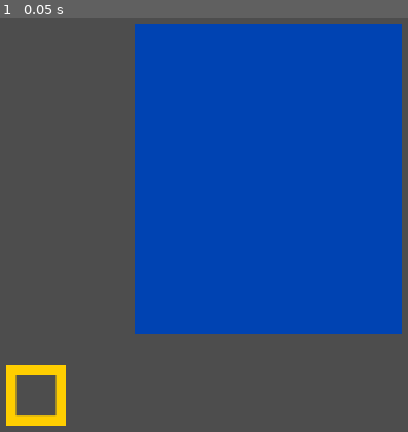
Above: before the commit, frame 1.
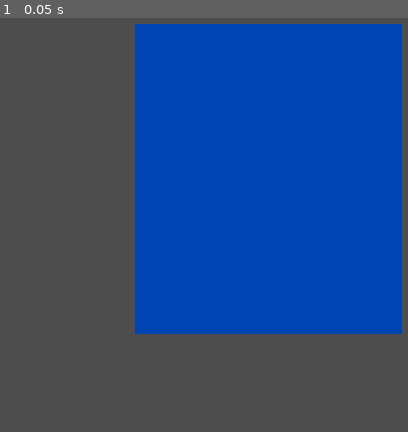
Above: after the commit, the same moment.

Repository: Animo105/game-jam-sherbrooke-2026
Game: Godot game, scene res://world.tscn
The game is run twice, just before and just after one commit, with the same random seed, the same clock (stepped at 60 frames per second) and the same inputs.
Inputs:
- Up to frame 1 (0.05 s): no input

The runs differ from the first frame. In frame 1, 1.3% of the frame differs, in the area x 1-17%, y 83-99%.

Commit message:
push des controles (+ le fish tant qu'a faire)

Diff:
--- /dev/null
+++ b/Fish/Resources/fish.tres
@@ -0,0 +1,12 @@
+[gd_resource type="Resource" script_class="FishResource" format=3 uid="uid://pnu58eom84qc"]
+
+[ext_resource type="Script" uid="uid://bb6mc2xy1t4uq" path="res://Fish/fish.gd" id="1_gajjq"]
+[ext_resource type="Texture2D" uid="uid://dixrk3ge4wxjn" path="res://Assets/full_cube_fish.png" id="2_rpmga"]
+
+[resource]
+script = ExtResource("1_gajjq")
+texture = ExtResource("2_rpmga")
+catch_difficulty = 5.0
+speed = 0.1
+direction_change_frequency = 0.05
+metadata/_custom_type_script = "uid://bb6mc2xy1t4uq"
--- a/Fish/fish.gd
+++ b/Fish/fish.gd
@@ -10,17 +10,20 @@
 	WORM,
 	CORN,
 }
-
-## Temps de catch
+## Sprite du fish
+@export var texture : Texture2D
+## Temps de catch (seconde)
 @export var catch_difficulty : float
-## Vitesse de fuite du poisson
-@export var speed : int
-##
-@export var speed_boost : int
-@export var speed_boost_frequency : float
+## Vitesse de fuite du poisson (% seconde (1=100%))
+@export var speed : float
+### Fréquence de changement de direction (chance every 5 frames)
 @export var direction_change_frequency : float
-
+### base sell_value
 @export var base_value : float
 
+##don't ask me
 @export var bait_type : Bait
+##don't ask me
 @export var depth : Depth
+##IDK
+@export var habitat : int
--- /dev/null
+++ b/Globals/Autoloads/fish_manager.gd
@@ -0,0 +1,14 @@
+extends Node
+
+const FISH_FOLDER_PATH = "res://Fish/Resources/"
+
+var fish_list : Dictionary[String,FishResource]
+
+# Called when the node enters the scene tree for the first time.
+func _ready() -> void:
+	for file in DirAccess.get_files_at(FISH_FOLDER_PATH):
+		if ResourceLoader.exists(FISH_FOLDER_PATH + file):
+			var fish_name : String = file.trim_suffix(".tres")
+			var res = ResourceLoader.load(FISH_FOLDER_PATH + file)
+			if res is FishResource:
+				fish_list[fish_name] = res
--- a/Globals/Autoloads/globals.gd
+++ b/Globals/Autoloads/globals.gd
@@ -1,5 +1,9 @@
 extends Node
 
+const DAY_DURATION : float = 300
+const PULL_FORCE_PERCENT : float = 0.05
+
 var money : float
+var inventory : Dictionary
 
-var inventory : Dictionary
+var rod : Rod = Rod.new()
--- /dev/null
+++ b/Globals/rod.gd
@@ -0,0 +1,9 @@
+extends RefCounted
+class_name Rod
+
+var pull_strenght : float = 0
+var snap_speed : float = 0
+var snap_recovery_speed : float = 0
+var bar_size_bonus : int
+var catch_speed : float = 0
+var rarity : int = 0
--- /dev/null
+++ b/Main Fish Phase/fishing_bar.gd
@@ -0,0 +1,16 @@
+extends PanelContainer
+class_name FishingBar
+
+var leftmost_x_position : float = 0
+var rightmost_x_position : float = 0
+var absolute_center_position : Vector2 = Vector2.ZERO
+var pull_amount_px : float
+
+func get_amount_px_for_speed(speed : float)->float:
+	return size.x * speed
+
+func _on_resized() -> void:
+	leftmost_x_position = global_position.x + 50
+	rightmost_x_position = global_position.x + size.x - 50
+	absolute_center_position = Vector2(global_position.x+(size.x/2), global_position.y+(size.y/2))
+	pull_amount_px = size.x * Globals.PULL_FORCE_PERCENT
--- /dev/null
+++ b/Main Fish Phase/fishing_bar.tscn
@@ -0,0 +1,18 @@
+[gd_scene format=3 uid="uid://bphtp80rd1oto"]
+
+[ext_resource type="Texture2D" uid="uid://bivsqbohpm6h5" path="res://Assets/fishing_bar.png" id="1_bq1mb"]
+[ext_resource type="Script" uid="uid://dcgwtwxfmt3mx" path="res://Main Fish Phase/fishing_bar.gd" id="1_f0njc"]
+
+[node name="Bar" type="PanelContainer" unique_id=736783115]
+custom_minimum_size = Vector2(0, 75)
+size_flags_horizontal = 3
+size_flags_vertical = 8
+script = ExtResource("1_f0njc")
+
+[node name="NinePatchRect" type="NinePatchRect" parent="." unique_id=690916385]
+layout_mode = 2
+texture = ExtResource("1_bq1mb")
+patch_margin_left = 32
+patch_margin_top = 32
+patch_margin_right = 32
+patch_margin_bottom = 32
--- /dev/null
+++ b/Main Fish Phase/main_fish_phase.gd
@@ -0,0 +1,52 @@
+extends Control
+
+const REEL_FRAMES_COOLDOWN : int = 3
+const FISH_CHANGE_DIRECTION_ATTEMPT_COOLDOWN : int = 5
+
+@onready var fishing_bar: FishingBar = $MarginContainer/FishingBar/FishingBar
+@onready var timer: Timer = $Timer
+@onready var fish_sprite: Sprite2D = $FishSprite
+
+var reel_cooldown : int = 0
+var current_fish : FishResource = null
+var catch_timer : float = 0
+var fish_speed : float = 0
+var fish_direction : float = 0
+var frame_countdown = FISH_CHANGE_DIRECTION_ATTEMPT_COOLDOWN
+
+func _ready() -> void:
+	await fishing_bar.resized # thrust ca marche pas sans ca
+	new_fish(FishManager.fish_list["fish"])
+
+func new_fish(fish : FishResource):
+	current_fish = fish
+	fish_sprite.texture = fish.texture
+	catch_timer = fish.catch_difficulty - Globals.rod.catch_speed
+	fish_speed = fish.speed - Globals.rod.pull_strenght
+	fish_direction = 1 if randf() < 0.5 else -1
+	fish_sprite.flip_h = fish_direction < 0
+	fish_sprite.global_position = Vector2(randf_range(fishing_bar.leftmost_x_position, fishing_bar.rightmost_x_position), fishing_bar.absolute_center_position.y)
+
+func _physics_process(delta: float) -> void:
+	fish_physic_frame(delta)
+
+
+func reeling_process():
+	if Input.is_action_just_pressed("left"):
+		pass
+	if Input.is_action_just_pressed("right"):
+		pass
+
+func fish_physic_frame(delta : float) -> void:
+	if not current_fish: return # pas de fish a reel
+	var new_x = fish_sprite.global_position.x + (fishing_bar.get_amount_px_for_speed(fish_speed) * fish_direction * delta)
+	fish_sprite.global_position.x = clamp(new_x, fishing_bar.leftmost_x_position, fishing_bar.rightmost_x_position)
+	frame_countdown -= 1
+	if frame_countdown <= 0:
+		if randf() < current_fish.direction_change_frequency:
+			fish_direction *= -1
+			fish_sprite.flip_h = fish_direction < 0
+		frame_countdown = FISH_CHANGE_DIRECTION_ATTEMPT_COOLDOWN
+
+func update_day_timer():
+	var progress : float = 1 - (timer.time_left/Globals.DAY_DURATION)
--- /dev/null
+++ b/Main Fish Phase/main_fish_phase.tscn
@@ -0,0 +1,56 @@
+[gd_scene format=3 uid="uid://c67651jp4gnm7"]
+
+[ext_resource type="Script" uid="uid://b137yplwpytd4" path="res://Main Fish Phase/main_fish_phase.gd" id="1_sb3fd"]
+[ext_resource type="PackedScene" uid="uid://bphtp80rd1oto" path="res://Main Fish Phase/fishing_bar.tscn" id="1_vq508"]
+[ext_resource type="Texture2D" uid="uid://dm2pfrukogmi1" path="res://Assets/icon.svg" id="2_6y7v2"]
+
+[node name="MainFishPhase" type="Control" unique_id=1897626187]
+layout_mode = 3
+anchors_preset = 15
+anchor_right = 1.0
+anchor_bottom = 1.0
+grow_horizontal = 2
+grow_vertical = 2
+script = ExtResource("1_sb3fd")
+
+[node name="MarginContainer" type="MarginContainer" parent="." unique_id=1546046090]
+layout_mode = 1
+anchors_preset = 15
+anchor_right = 1.0
+anchor_bottom = 1.0
+offset_left = -1.0
+offset_right = -1.0
+grow_horizontal = 2
+grow_vertical = 2
+theme_override_constants/margin_left = 25
+theme_override_constants/margin_top = 25
+theme_override_constants/margin_right = 25
+theme_override_constants/margin_bottom = 25
+
+[node name="FishingBar" type="HBoxContainer" parent="MarginContainer" unique_id=117461320]
+layout_mode = 2
+size_flags_vertical = 8
+
+[node name="Left" type="TextureRect" parent="MarginContainer/FishingBar" unique_id=968988412]
+layout_mode = 2
+texture = ExtResource("2_6y7v2")
+
+[node name="FishingBar" parent="MarginContainer/FishingBar" unique_id=1666678743 instance=ExtResource("1_vq508")]
+custom_minimum_size = Vector2(0, 0)
+layout_mode = 2
+size_flags_vertical = 1
+
+[node name="Right" type="TextureRect" parent="MarginContainer/FishingBar" unique_id=60413647]
+layout_mode = 2
+size_flags_vertical = 8
+texture = ExtResource("2_6y7v2")
+
+[node name="FishSprite" type="Sprite2D" parent="." unique_id=410207045]
+position = Vector2(570, 631)
+scale = Vector2(0.5, 0.5)
+
+[node name="DayIndicatorSprite" type="Sprite2D" parent="." unique_id=459513602]
+
+[node name="Timer" type="Timer" parent="." unique_id=1191305872]
+
+[connection signal="resized" from="MarginContainer/FishingBar/FishingBar" to="MarginContainer/FishingBar/FishingBar" method="_on_resized"]
--- a/project.godot
+++ b/project.godot
@@ -19,6 +19,7 @@
 
 EventBus="*uid://dy0knqfdoqsya"
 Globals="*uid://brgkyplwkebrl"
+FishManager="*uid://dq6gb58w754co"
 
 [display]
 
@@ -34,6 +35,27 @@
 "res://Globals/": "purple"
 }
 
+[input]
+
+left={
+"deadzone": 0.2,
+"events": [Object(InputEventKey,"resource_local_to_scene":false,"resource_name":"","device":-1,"window_id":0,"alt_pressed":false,"shift_pressed":false,"ctrl_pressed":false,"meta_pressed":false,"pressed":false,"keycode":0,"physical_keycode":65,"key_label":0,"unicode":97,"location":0,"echo":false,"script":null)
+, Object(InputEventKey,"resource_local_to_scene":false,"resource_name":"","device":-1,"window_id":0,"alt_pressed":false,"shift_pressed":false,"ctrl_pressed":false,"meta_pressed":false,"pressed":false,"keycode":0,"physical_keycode":4194319,"key_label":0,"unicode":0,"location":0,"echo":false,"script":null)
+]
+}
+right={
+"deadzone": 0.2,
+"events": [Object(InputEventKey,"resource_local_to_scene":false,"resource_name":"","device":-1,"window_id":0,"alt_pressed":false,"shift_pressed":false,"ctrl_pressed":false,"meta_pressed":false,"pressed":false,"keycode":0,"physical_keycode":68,"key_label":0,"unicode":100,"location":0,"echo":false,"script":null)
+, Object(InputEventKey,"resource_local_to_scene":false,"resource_name":"","device":-1,"window_id":0,"alt_pressed":false,"shift_pressed":false,"ctrl_pressed":false,"meta_pressed":false,"pressed":false,"keycode":0,"physical_keycode":4194321,"key_label":0,"unicode":0,"location":0,"echo":false,"script":null)
+]
+}
+special={
+"deadzone": 0.2,
+"events": [Object(InputEventKey,"resource_local_to_scene":false,"resource_name":"","device":-1,"window_id":0,"alt_pressed":false,"shift_pressed":false,"ctrl_pressed":false,"meta_pressed":false,"pressed":false,"keycode":0,"physical_keycode":32,"key_label":0,"unicode":32,"location":0,"echo":false,"script":null)
+, Object(InputEventMouseButton,"resource_local_to_scene":false,"resource_name":"","device":-1,"window_id":0,"alt_pressed":false,"shift_pressed":false,"ctrl_pressed":false,"meta_pressed":false,"button_mask":1,"position":Vector2(323, 24),"global_position":Vector2(332, 72),"factor":1.0,"button_index":1,"canceled":false,"pressed":true,"double_click":false,"script":null)
+]
+}
+
 [physics]
 
 3d/physics_engine="Jolt Physics"
--- a/world.gd
+++ b/world.gd
@@ -1 +1,5 @@
-extends Node2D
+extends Control
+
+
+func _on_resized() -> void:
+	pass # Replace with function body.
--- a/world.tscn
+++ b/world.tscn
@@ -1,7 +1,6 @@
 [gd_scene format=3 uid="uid://e7xxgeedlnwv"]
 
 [ext_resource type="Script" uid="uid://bmy5aoei163wv" path="res://world.gd" id="1_f3sb7"]
-[ext_resource type="Texture2D" uid="uid://bivsqbohpm6h5" path="res://Assets/fishing_bar.png" id="2_fj7yv"]
 [ext_resource type="Texture2D" uid="uid://bigxmpmgnbgqa" path="res://Assets/bucket.png" id="3_tlwt5"]
 
 [sub_resource type="Curve2D" id="Curve2D_gv5m4"]
@@ -29,47 +28,10 @@
 
 [node name="Fish" type="Sprite2D" parent="." unique_id=256127849]
 
-[node name="Bar" type="Sprite2D" parent="." unique_id=547113134]
-position = Vector2(640, 620)
-texture = ExtResource("2_fj7yv")
-
 [node name="BucketZone" type="Node2D" parent="." unique_id=243462047]
 position = Vector2(1012.5, 272.5)
 
 [node name="Bucket" type="Sprite2D" parent="BucketZone" unique_id=364839387]
 texture = ExtResource("3_tlwt5")
 
-[node name="MarginContainer" type="MarginContainer" parent="." unique_id=1812472451]
-layout_mode = 1
-anchors_preset = 15
-anchor_right = 1.0
-anchor_bottom = 1.0
-offset_left = -1.0
-offset_right = -1.0
-grow_horizontal = 2
-grow_vertical = 2
-theme_override_constants/margin_left = 25
-theme_override_constants/margin_top = 25
-theme_override_constants/margin_right = 25
-theme_override_constants/margin_bottom = 25
-
-[node name="FishingBar" type="HBoxContainer" parent="MarginContainer" unique_id=639623664]
-layout_mode = 2
-
-[node name="Left" type="TextureRect" parent="MarginContainer/FishingBar" unique_id=212023310]
-layout_mode = 2
-size_flags_vertical = 8
-
-[node name="Bar" type="PanelContainer" parent="MarginContainer/FishingBar" unique_id=1545052944]
-layout_mode = 2
-size_flags_horizontal = 3
-size_flags_vertical = 8
-
-[node name="NinePatchRect" type="NinePatchRect" parent="MarginContainer/FishingBar/Bar" unique_id=1511129581]
-layout_mode = 2
-texture = ExtResource("2_fj7yv")
-region_rect = Rect2(32, 32, 32, 32)
-
-[node name="Right" type="TextureRect" parent="MarginContainer/FishingBar" unique_id=2055404149]
-layout_mode = 2
-size_flags_vertical = 8
+[connection signal="resized" from="." to="." method="_on_resized"]
Binary file added: Assets/fish_template.png
Not shown, added: Assets/fish_template.png.import
Binary file added: Assets/full_cube_fish.png
Not shown, added: Assets/full_cube_fish.png.import
Not shown, added: Globals/Autoloads/fish_manager.gd.uid
Not shown, added: Globals/rod.gd.uid
Not shown, added: Main Fish Phase/fishing_bar.gd.uid
Not shown, added: Main Fish Phase/main_fish_phase.gd.uid
